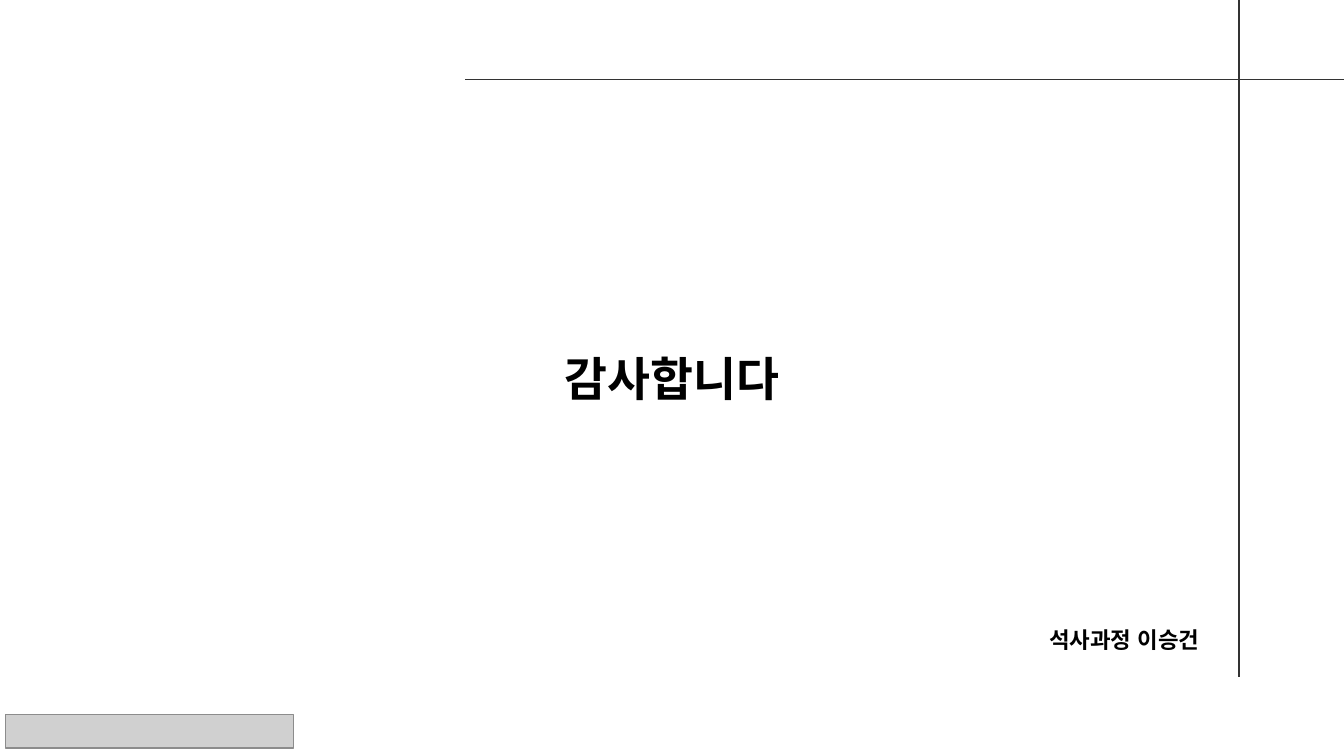
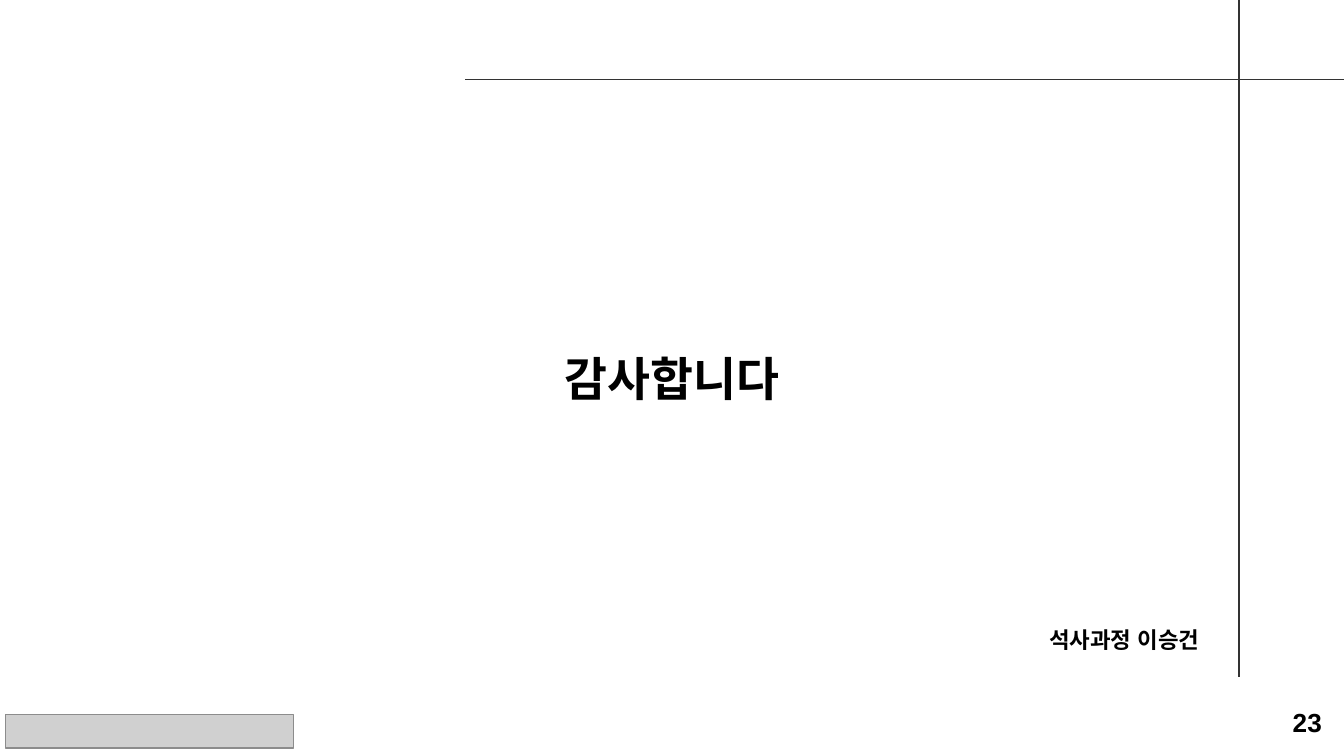
Before and after one commit to seungdeng/Deep-Learning-from-Scratch, a slide deck: slide 26 of study/발표자료/20250220_밑딥2_이승건_chap2345발표자료.pptx (slide 22 before the commit). Drawn at 1344x756 pixels with LibreOffice and Linux fonts; fonts in the diff are those of the drawing; grey boxes stand for pictures. Boxes give left, top, right and bottom in pixels: in the first picture for what was removed or moved away, otherwise in the second. Text is boxed around its words. In the diff, an @@ line names an element or a change of style, - is before the commit and + after.

```diff
--- a/study/발표자료/20250220_밑딥2_이승건_chap2345발표자료.pptx
+++ b/study/발표자료/20250220_밑딥2_이승건_chap2345발표자료.pptx
@@ text added at bbox=[1293, 713, 1322, 733], 14 pt, text #000000, bold @@
+23
```
Also in this commit, not shown: 12 other slides changed, 5 slides added, 1 slide removed.
